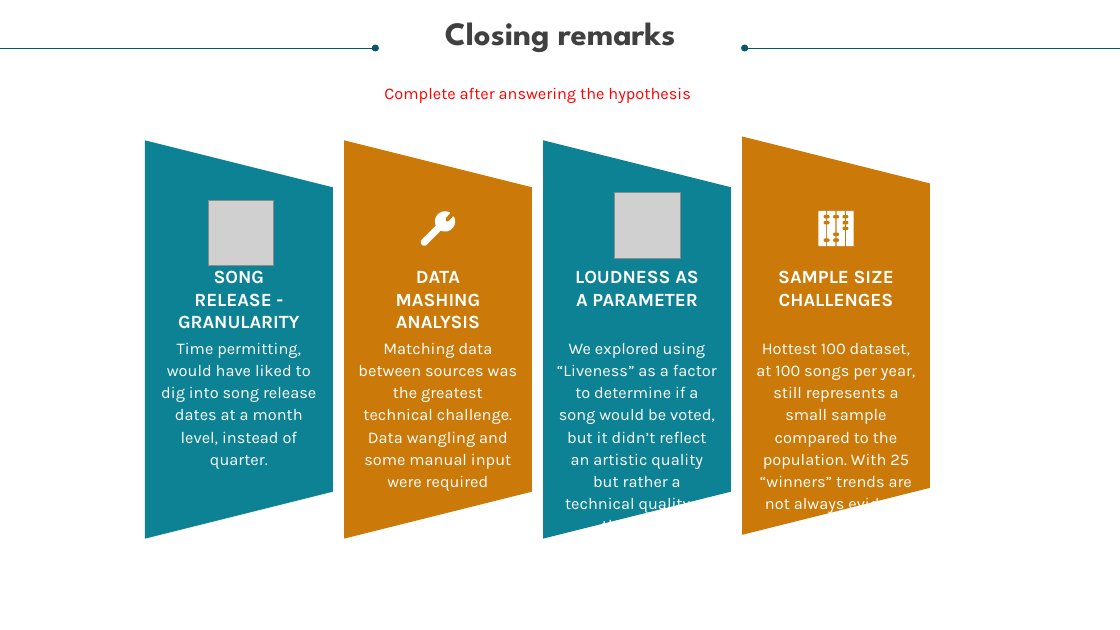
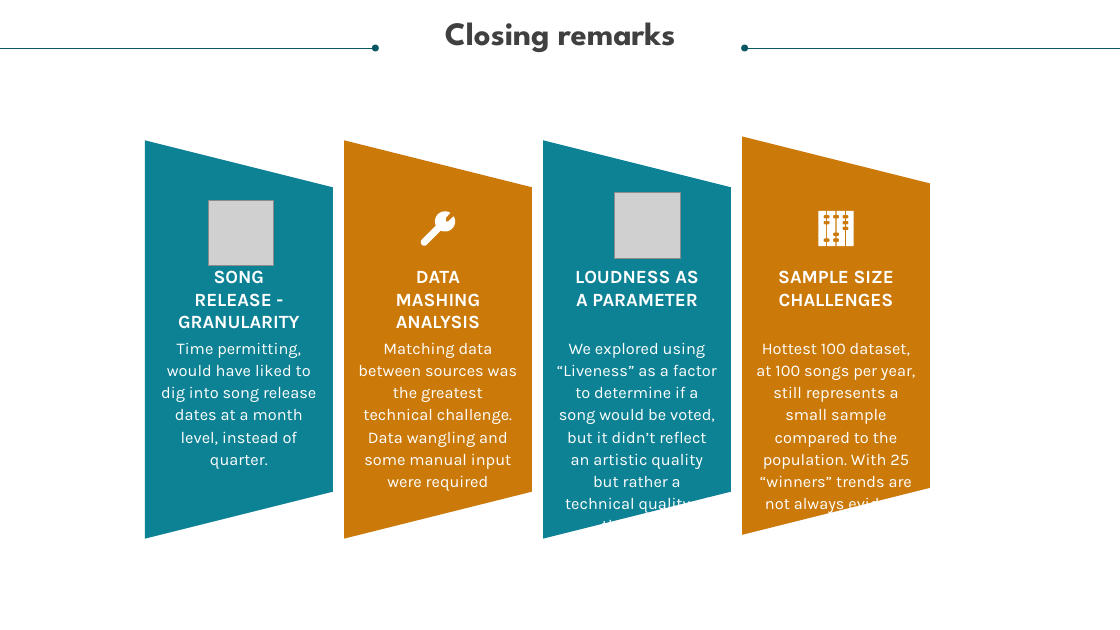
Before and after one commit to relaernu/project_1, a slide deck: slide 10 of Dancing Through The Decades - Final Draft.pptx. Drawn at 1120x630 pixels with LibreOffice and Linux fonts; fonts in the diff are those of the drawing; grey boxes stand for pictures. Boxes give left, top, right and bottom in pixels: in the first picture for what was removed or moved away, otherwise in the second. Text is boxed around its words. In the diff, an @@ line names an element or a change of style, - is before the commit and + after.

```diff
--- a/Dancing Through The Decades - Final Draft.pptx
+++ b/Dancing Through The Decades - Final Draft.pptx
@@ text removed at <box>384,87,690,103</box> @@
-Complete after answering the hypothesis
```
Also in this commit, not shown: 4 other slides changed, 2 slides added, 9 slides removed.
